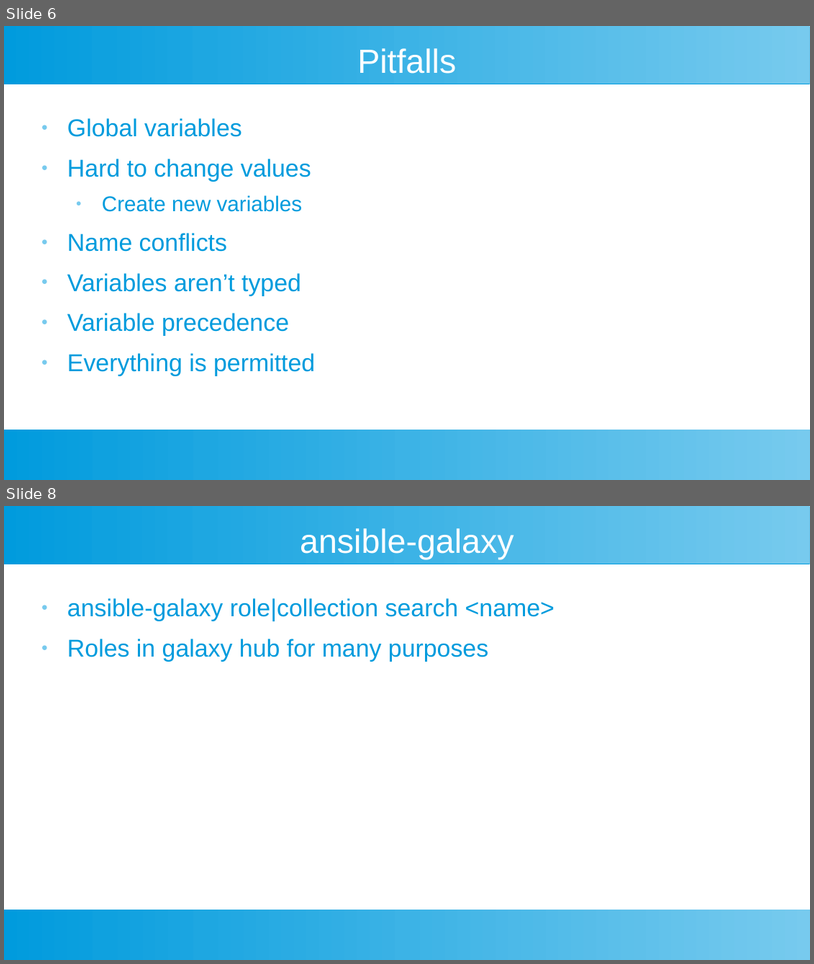
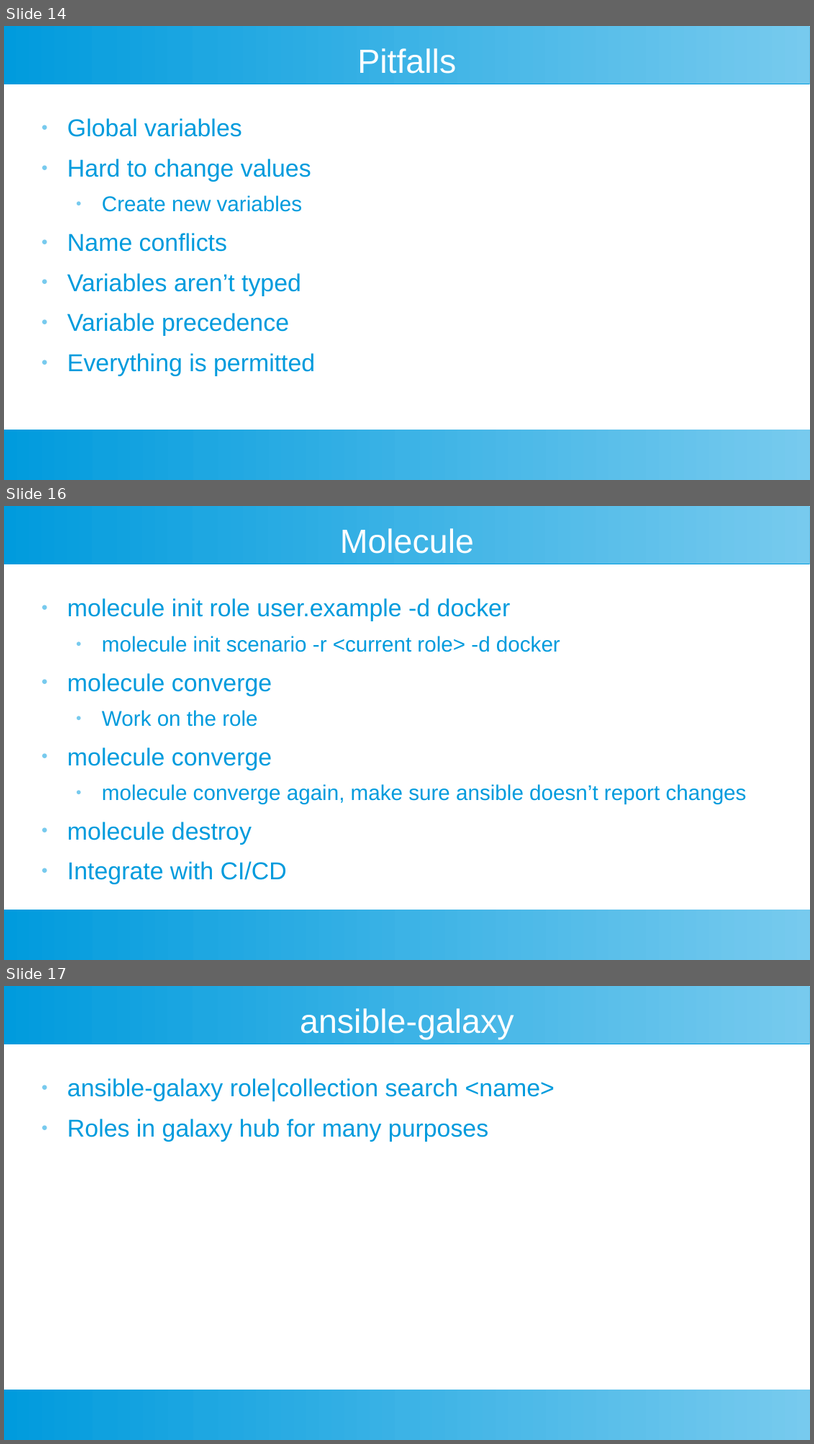
Before and after one commit to riffraff169/ansible-training, a slide deck: docs/ansible-slides.odp. Shown one above the other, each under a label of ours: slides 6 and 8 before the commit, slides 14, 16 and 17 after it; the slides between them are not shown. The pictures are 814x964 and 814x1444 pixels, drawn with LibreOffice and Linux fonts; fonts in the diff are those of the drawing. Boxes give left, top, right and bottom in pixels: in the first picture for what was removed or moved away, otherwise in the second. Text is boxed around its words. In the diff, an @@ line names an element or a change of style, - is before the commit and + after.

```diff
--- a/docs/ansible-slides.odp
+++ b/docs/ansible-slides.odp
@@ slide 16 added at [4,506,810,960], background #FFFFFF; not listed: 2 template elements that a slide beside it also shows @@
@@ title added at [340,528,474,554], 33 pt, text #FFFFFF @@
+Molecule
@@ text added at [67,598,747,884], 21 pt, text #009BDD @@
+● molecule init role user.example -d docker
+  ● molecule init scenario -r <current role> -d docker
+● molecule converge
+  ● Work on the role
+● molecule converge
+  ● molecule converge again, make sure ansible doesn’t report changes
+● molecule destroy
+● Integrate with CI/CD
@@ what was slide 6 is now slide 14 @@
@@ what was slide 8 is now slide 17 @@
```
Also in this commit, not shown: 1 slide changed, 8 other slides added, 1 other file.
